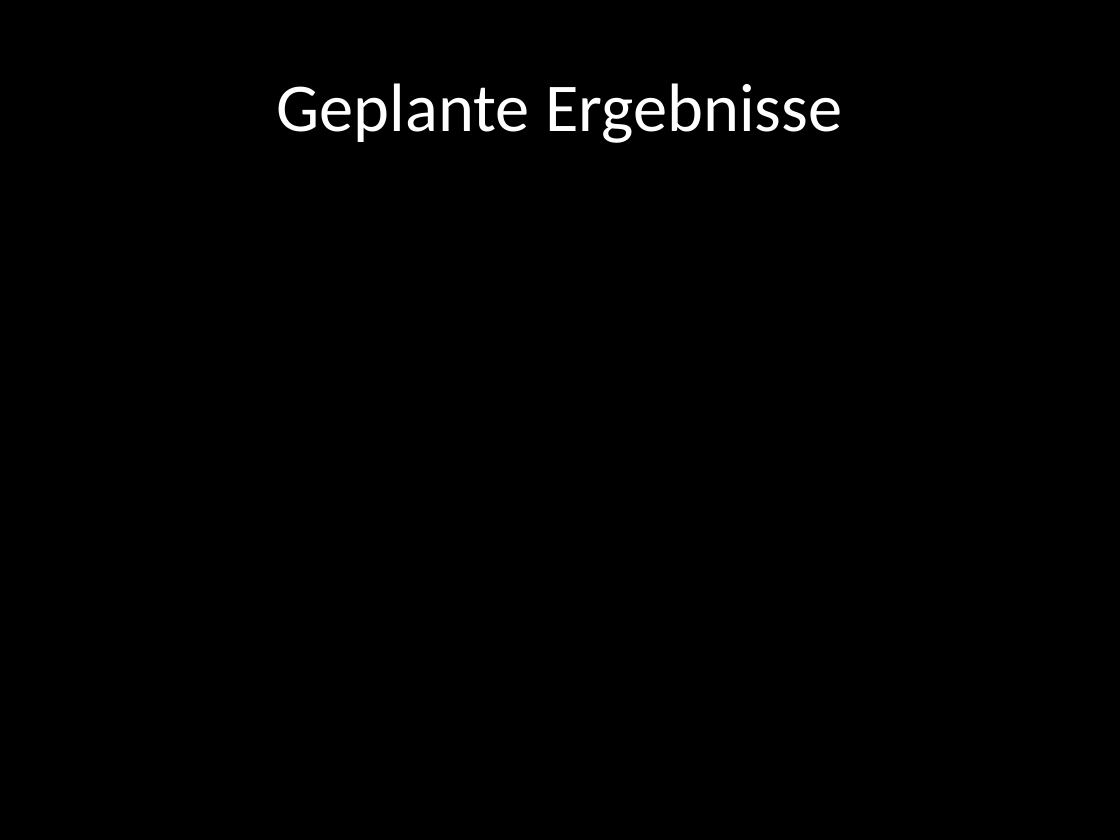
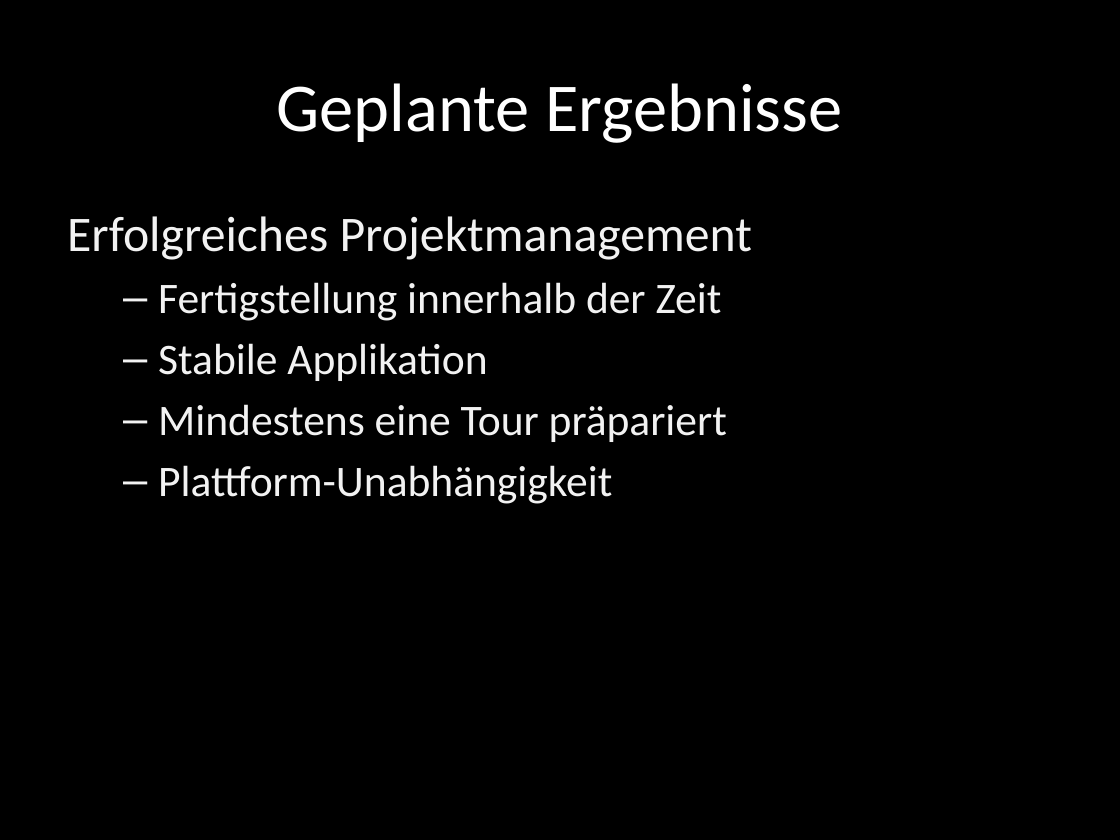
Before and after one commit to grossstadtjungle2/orga, a slide deck: slide 7 of Projektauftrag.pptx. Drawn at 1120x840 pixels with LibreOffice and Linux fonts; fonts in the diff are those of the drawing. Boxes give left, top, right and bottom in pixels: in the first picture for what was removed or moved away, otherwise in the second. Text is boxed around its words. In the diff, an @@ line names an element or a change of style, - is before the commit and + after.

```diff
--- a/Projektauftrag.pptx
+++ b/Projektauftrag.pptx
@@ text added at (x1=67, y1=216, x2=752, y2=504), 28 pt, text #F2F2F2 @@
+Erfolgreiches Projektmanagement
+  – Fertigstellung innerhalb der Zeit
+  – Stabile Applikation
+  – Mindestens eine Tour präpariert
+  – Plattform-Unabhängigkeit
```
Also in this commit, not shown: 1 other slide changed, 1 other file.
